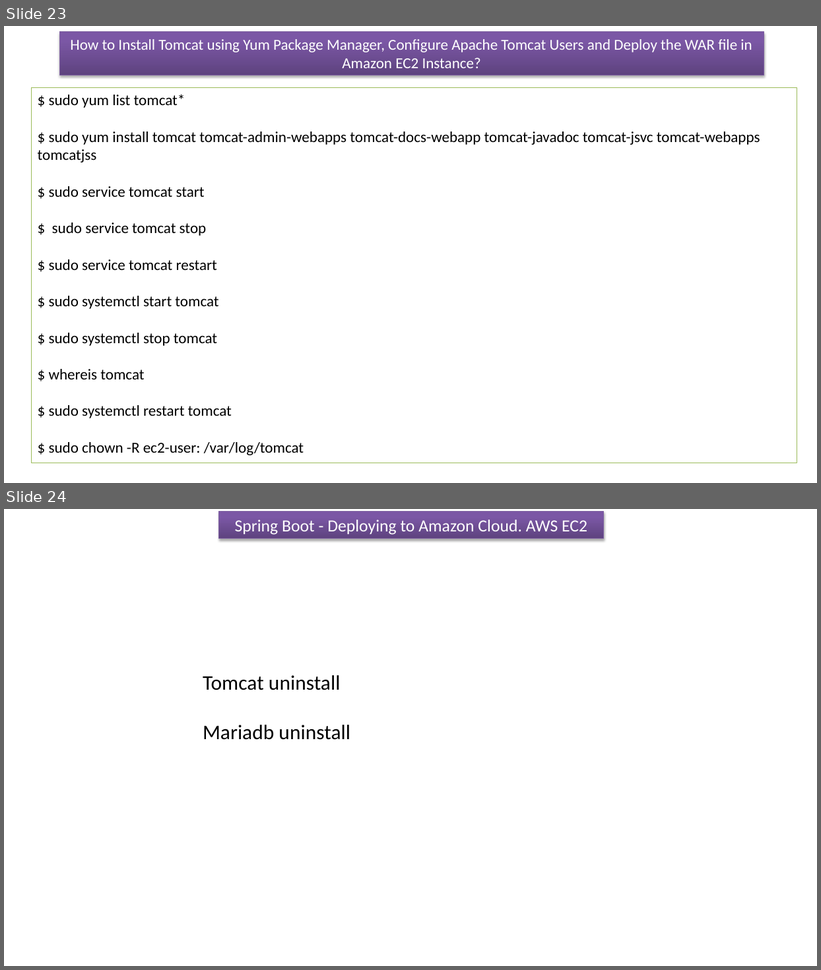
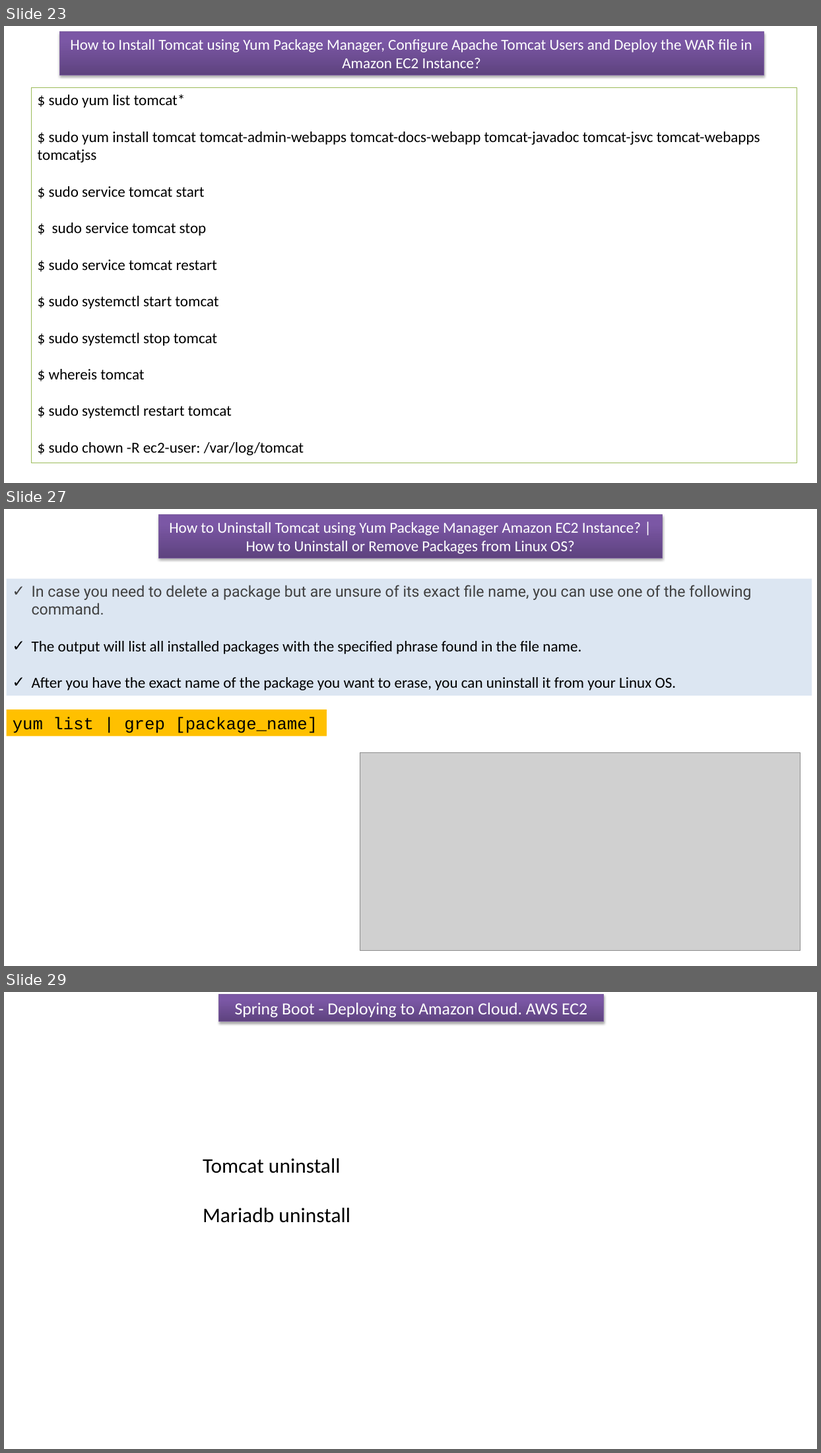
Before and after one commit to ramram43210/Java_2021, a slide deck: Java_2021/Deploying to Amazon Cloud. AWS EC2/Deploying to Amazon Cloud. AWS EC2.pptx. Shown one above the other, each under a label of ours: slides 23 and 24 before the commit, slides 23, 27 and 29 after it; the slides between them are not shown. The pictures are 821x970 and 821x1453 pixels, drawn with LibreOffice and Linux fonts; fonts in the diff are those of the drawing; grey boxes stand for pictures. Boxes give left, top, right and bottom in pixels: in the first picture for what was removed or moved away, otherwise in the second. Text is boxed around its words. In the diff, an @@ line names an element or a change of style, - is before the commit and + after.

```diff
--- a/Java_2021/Deploying to Amazon Cloud. AWS EC2/Deploying to Amazon Cloud. AWS EC2.pptx
+++ b/Java_2021/Deploying to Amazon Cloud. AWS EC2/Deploying to Amazon Cloud. AWS EC2.pptx
@@ slide 27 added at (x1=4, y1=509, x2=817, y2=966), background #FFFFFF @@
@@ rectangle added at (x1=159, y1=515, x2=663, y2=559), fill gradient #5F4480 to #7B58A6 to #7C57A8, outline #7D60A0 0.75 pt, 18 pt, text #FFFFFF @@
+How to Uninstall Tomcat using Yum Package Manager Amazon EC2 Instance? | How to Uninstall or Remove Packages from Linux OS?
@@ rectangle added at (x1=7, y1=578, x2=812, y2=696), fill #DCE6F2, 18 pt, text #000000 @@
+✓ In case you need to delete a package but are unsure of its exact file name, you can use one of the following command.
+✓ The output will list all installed packages with the specified phrase found in the file name.
+✓ After you have the exact name of the package you want to erase, you can uninstall it from your Linux OS.
@@ rectangle added at (x1=7, y1=710, x2=327, y2=737), fill #FFC000, 20 pt, text #000000 @@
+yum list | grep [package_name]
@@ picture added at (x1=360, y1=753, x2=801, y2=951) @@
@@ what was slide 24 is now slide 29 @@
```
Also in this commit, not shown: 4 other slides added.
